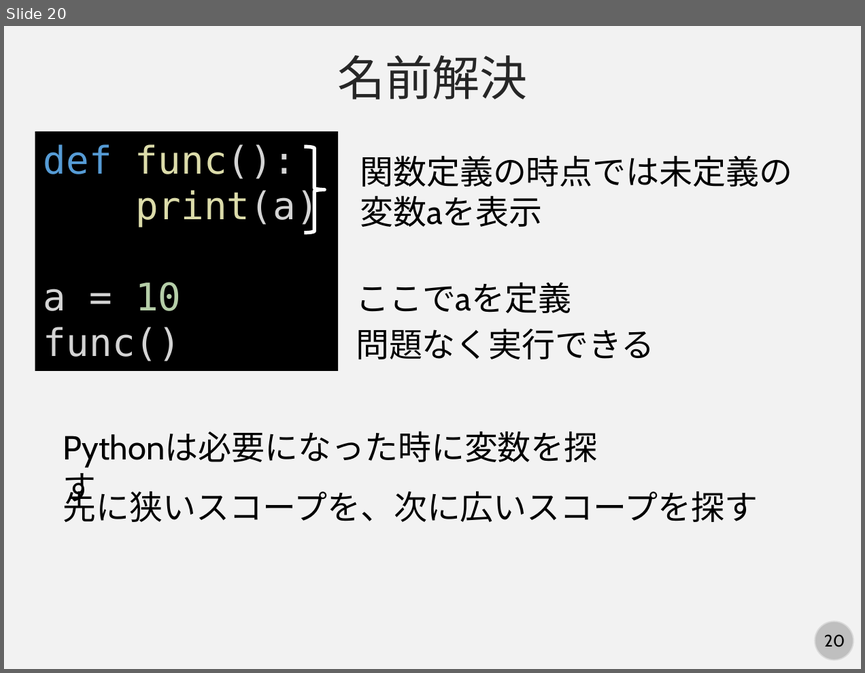
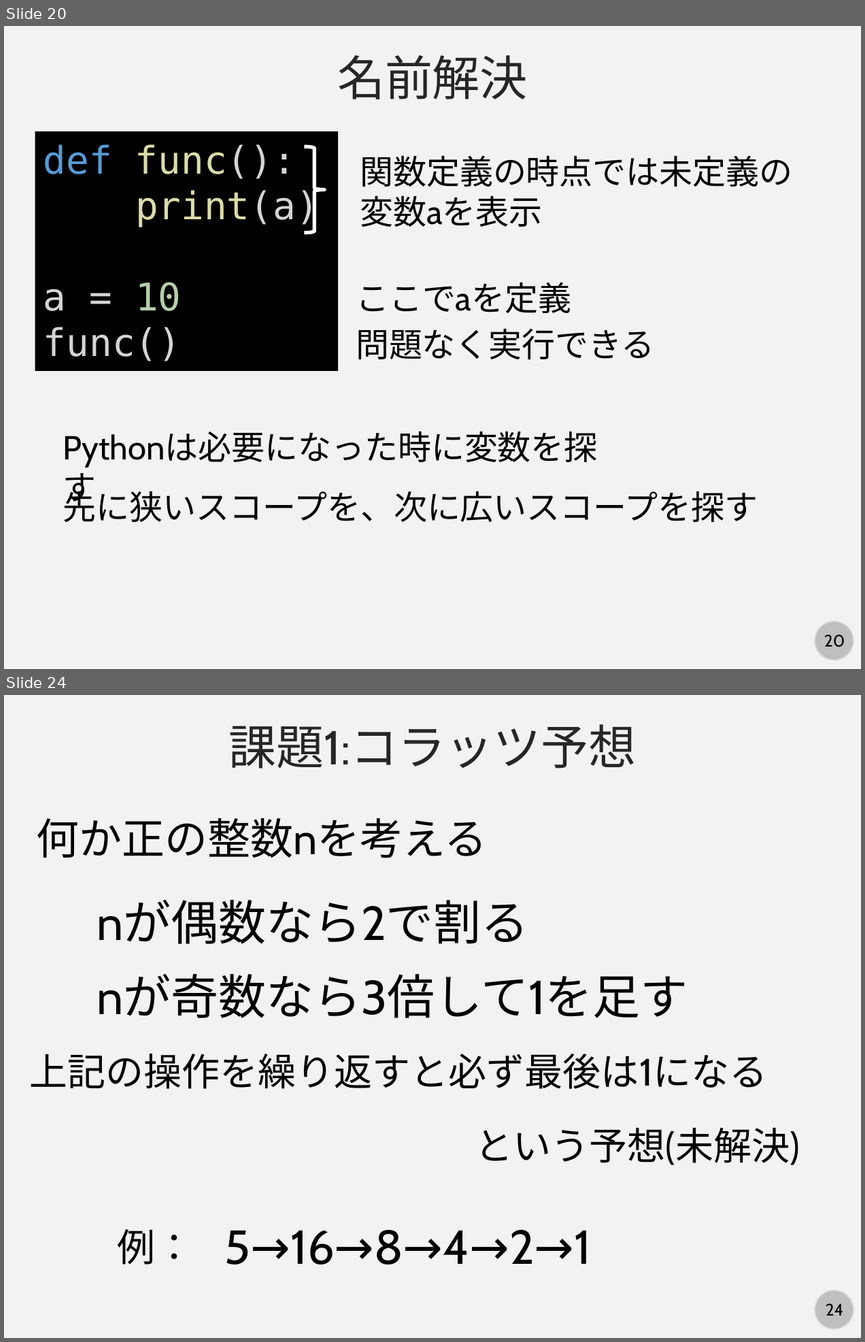
Before and after one commit to kaityo256/python_zero, a slide deck: scope/fig/slide.pptx. Shown one above the other, each under a label of ours: slide 20 before the commit, slides 20 and 24 after it; the slides between them are not shown. The pictures are 865x673 and 865x1342 pixels, drawn with LibreOffice and Linux fonts; fonts in the diff are those of the drawing. Boxes give left, top, right and bottom in pixels: in the first picture for what was removed or moved away, otherwise in the second. Text is boxed around its words. In the diff, an @@ line names an element or a change of style, - is before the commit and + after.

```diff
--- a/scope/fig/slide.pptx
+++ b/scope/fig/slide.pptx
@@ slide 24 added at <box>4,695,861,1338</box>, background #F2F2F2; not listed: 2 template elements that a slide beside it also shows @@
@@ text added at <box>229,724,636,768</box>, 40 pt, text #262626 @@
+課題1:コラッツ予想
@@ text added at <box>36,818,487,858</box>, 36 pt, text #000000 @@
+何か正の整数nを考える
@@ text added at <box>96,900,528,944</box>, 40 pt, text #000000 @@
+nが偶数なら2で割る
@@ text added at <box>96,974,687,1018</box>, 40 pt, text #000000 @@
+nが奇数なら3倍して1を足す
@@ text added at <box>29,1053,767,1089</box>, 32 pt, text #000000 @@
+上記の操作を繰り返すと必ず最後は1になる
@@ text added at <box>475,1127,800,1165</box>, 32 pt, text #000000 @@
+という予想(未解決)
@@ text added at <box>117,1229,193,1264</box>, 32 pt, text #000000 @@
+例：
@@ text added at <box>225,1229,591,1264</box>, 40 pt, text #000000 @@
+5→16→8→4→2→1
```
Also in this commit, not shown: 1 slide changed, 6 other slides added.
